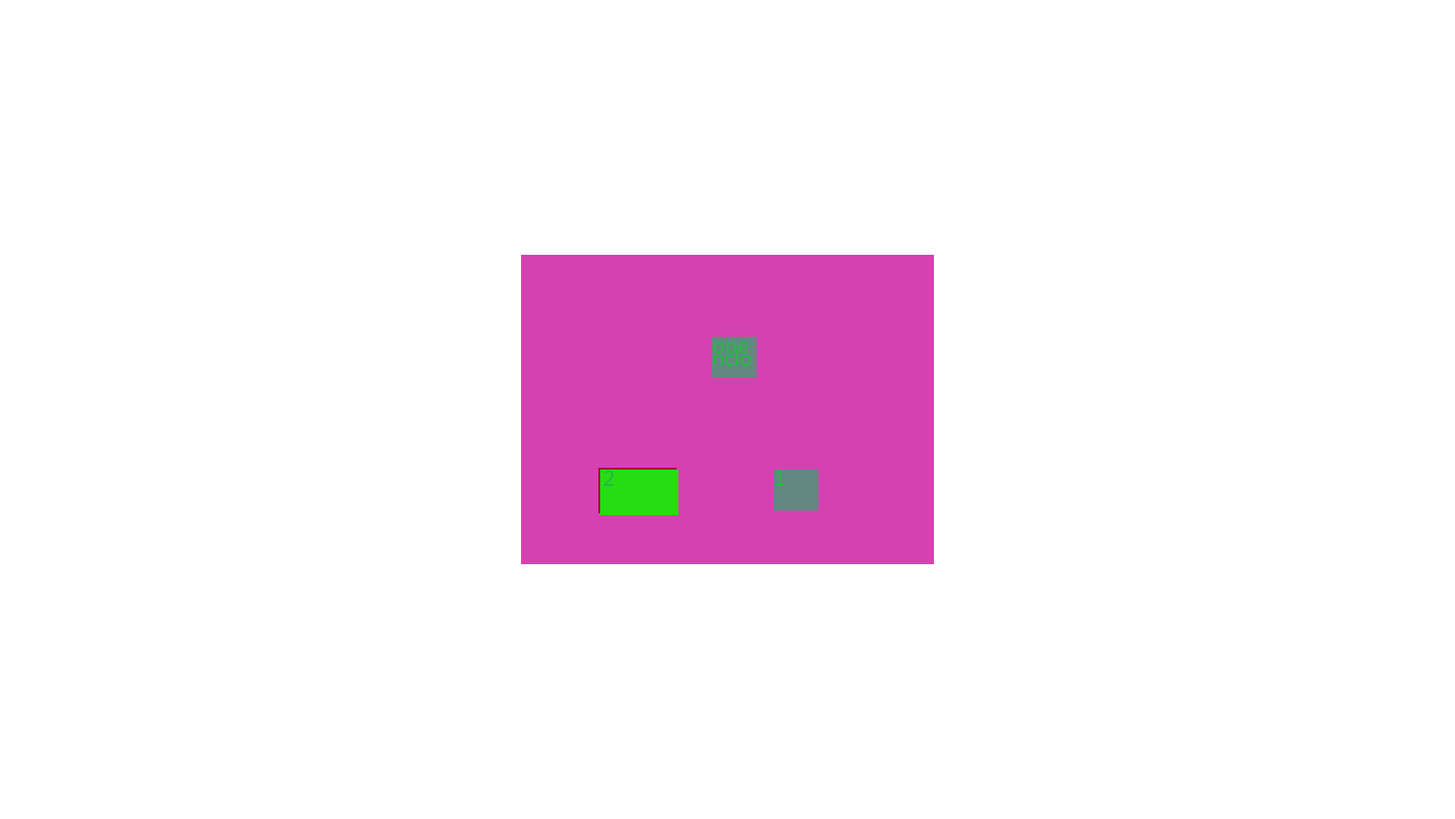
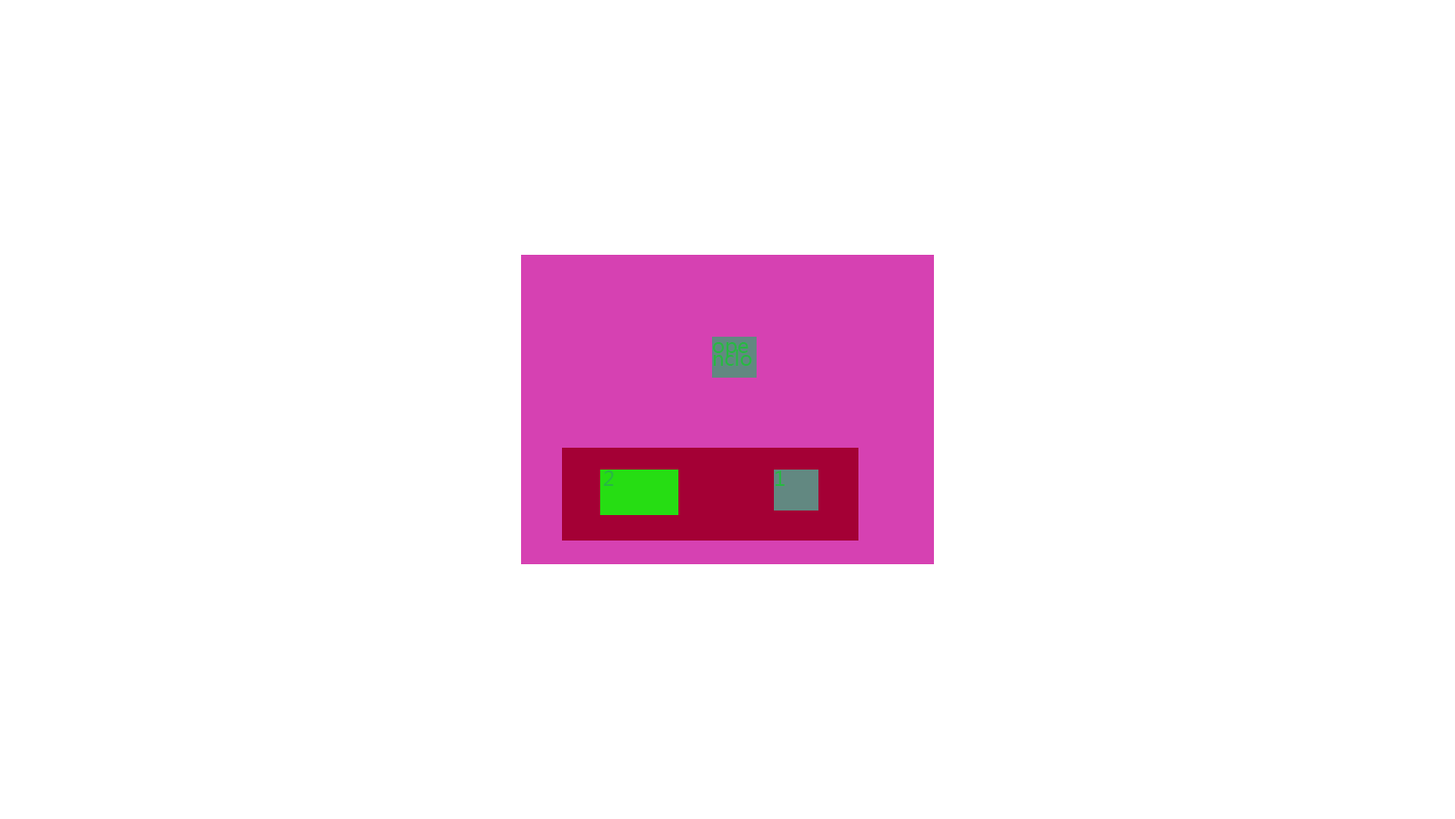
Comparing the layer stacks of the two w=1455, h=819 images. Changes:
removed group "bodyContent" (9 layers) from group "ToggleTemp@Panel" over <box>598,467,819,515</box>
moved "contentBody" into group "ToggleTemp@Panel" over <box>562,447,859,541</box>
added layer "@Size" in group "contentBody" over <box>562,447,859,541</box>
